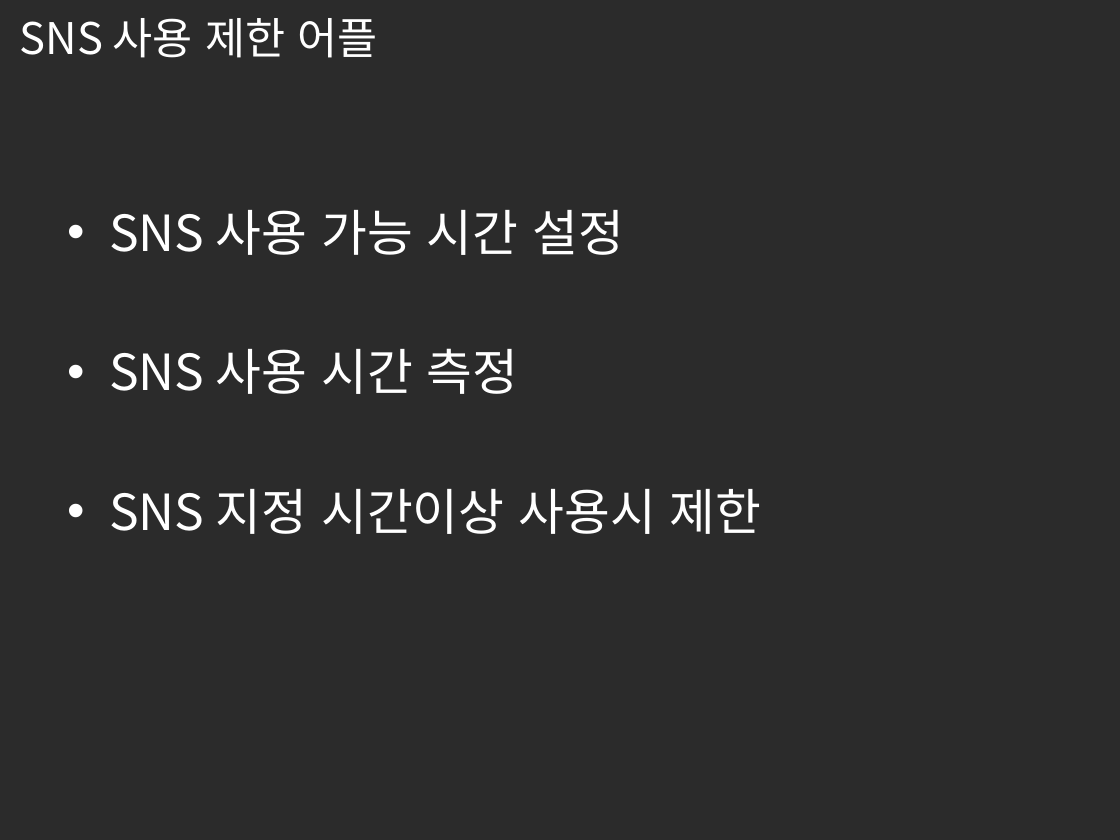
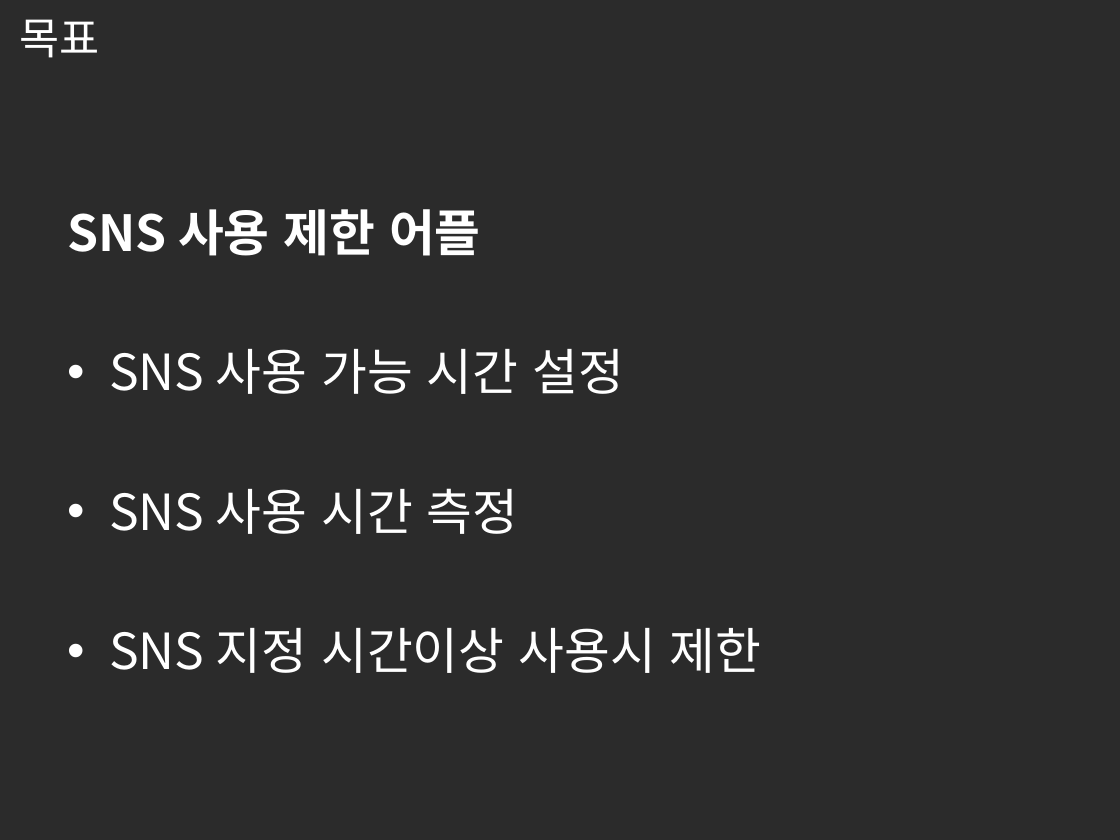
Before and after one commit to dlcksgy/PreventSNSAddiction, a slide deck: slide 3 of 모바일SW 중간발표.pptx. Drawn at 1120x840 pixels with LibreOffice and Linux fonts; fonts in the diff are those of the drawing; background and template pictures are left out; a plain dark background stands for a picture behind light text. Boxes give left, top, right and bottom in pixels: in the first picture for what was removed or moved away, otherwise in the second. Text is boxed around its words. In the diff, an @@ line names an element or a change of style, - is before the commit and + after.

```diff
--- a/모바일SW 중간발표.pptx
+++ b/모바일SW 중간발표.pptx
@@ title at (20,19,100,58): text changed @@
-SNS 사용 제한 어플
+목표
@@ text at (67,209,481,256): paragraph added @@
+SNS 사용 제한 어플
```
Also in this commit, not shown: 6 other slides changed, 1 slide added, 1 other file.
